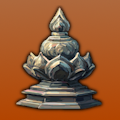
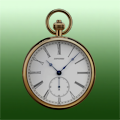
Before/after of a 120 x 120 layered artwork. What changed in the layer stack:
added layer "Clock" in group "Shapes" over [21, 8, 97, 111]
hid "Harmony Pledge" over [12, 5, 107, 115]
showed "modifier_green" over [0, 0, 120, 120]
hid "modifier_orange" over [0, 0, 120, 120]
